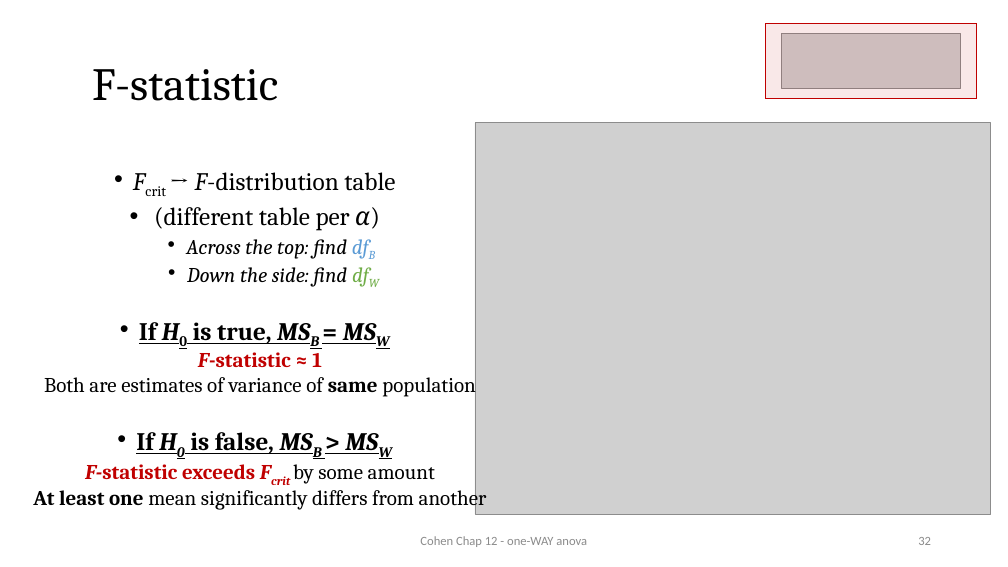
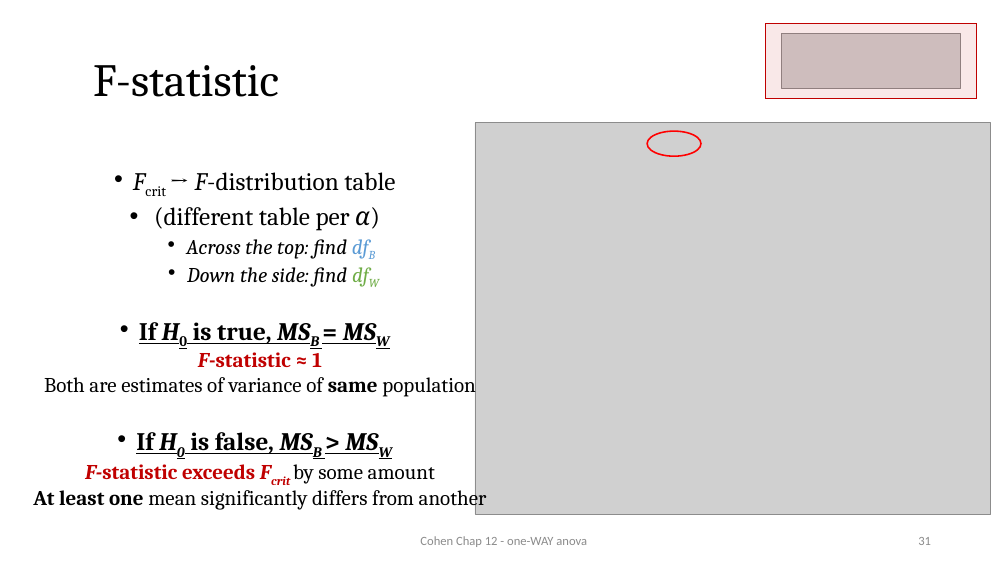
Before and after one commit to CEHS-research/PSY-6600_public, a slide deck: slide 31 of slides/ch12_oneANOVA.pptx (slide 32 before the commit). Drawn at 1008x567 pixels with LibreOffice and Linux fonts; fonts in the diff are those of the drawing; grey boxes stand for pictures. Boxes give left, top, right and bottom in pixels: in the first picture for what was removed or moved away, otherwise in the second. Text is boxed around its words. In the diff, an @@ line names an element or a change of style, - is before the commit and + after.

```diff
--- a/slides/ch12_oneANOVA.pptx
+++ b/slides/ch12_oneANOVA.pptx
@@ title "F-statistic": place and size @@
-title "F-statistic" at box(92, 69, 278, 101)
+title "F-statistic" at box(93, 65, 279, 97)
@@ ellipse added at box(647, 131, 701, 156), outline #FF0000 1.5 pt @@
```
Also in this commit, not shown: 8 other slides changed, 1 slide removed, 13 other files.
